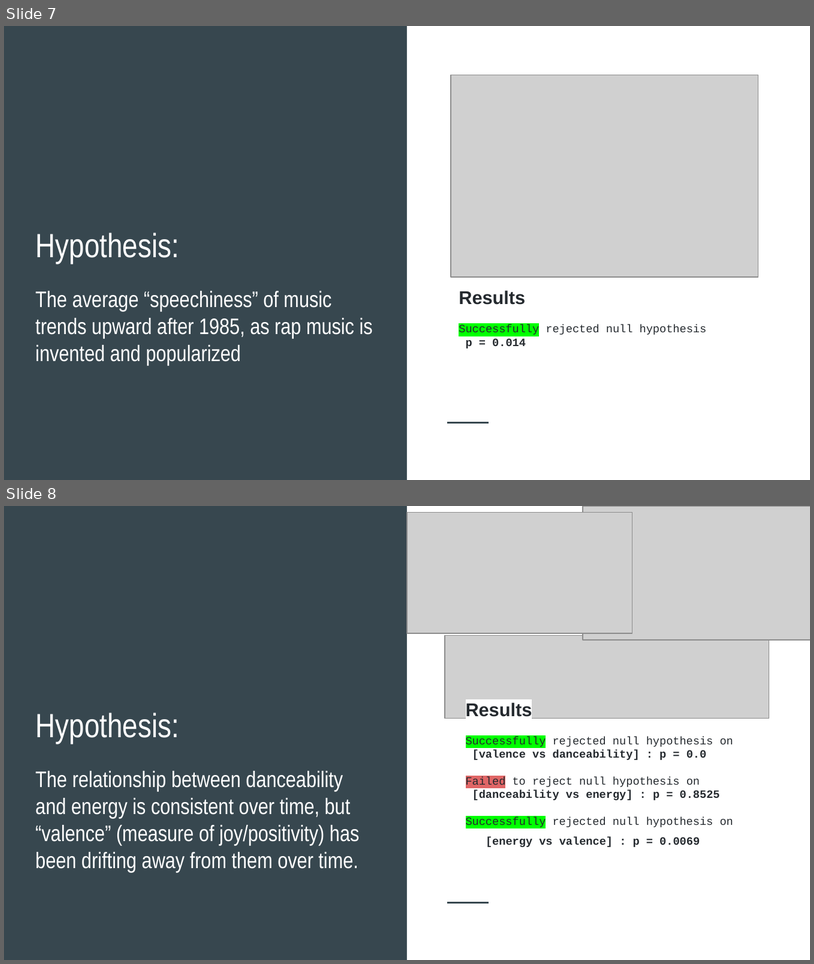
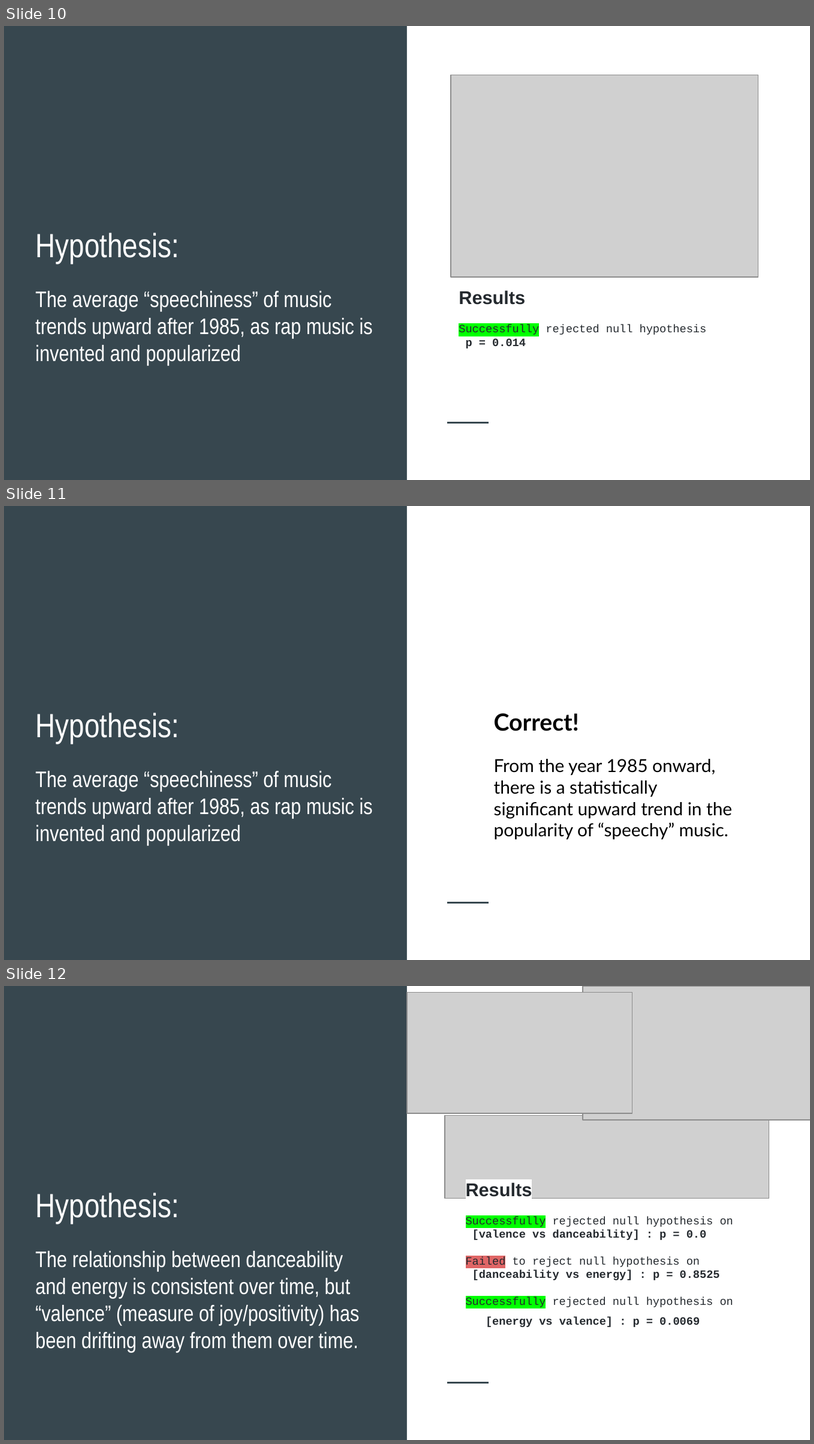
Before and after one commit to ZackMagnotti/tin-pan-data, a slide deck: docs/presentation.pptx. Shown one above the other, each under a label of ours: slides 7 and 8 before the commit, slides 10, 11 and 12 after it. The pictures are 814x964 and 814x1444 pixels, drawn with LibreOffice and Linux fonts; fonts in the diff are those of the drawing; grey boxes stand for pictures. Boxes give left, top, right and bottom in pixels: in the first picture for what was removed or moved away, otherwise in the second. Text is boxed around its words. In the diff, an @@ line names an element or a change of style, - is before the commit and + after.

```diff
--- a/docs/presentation.pptx
+++ b/docs/presentation.pptx
@@ slide 11 added at <box>4,506,810,960</box>, background #37474F; not listed: 2 template elements that a slide beside it also shows @@
@@ title added at <box>35,712,179,743</box>, 30 pt, text #FFFFFF @@
+Hypothesis:
@@ text added at <box>494,713,732,839</box>, 16 pt, text #000000 @@
+Correct!
+From the year 1985 onward, there is a statistically significant upward trend in the popularity of “speechy” music.
@@ subtitle added at <box>35,771,373,845</box>, 20 pt, text #FFFFFF @@
+The average “speechiness” of music trends upward after 1985, as rap music is invented and popularized
@@ what was slide 7 is now slide 10 @@
@@ what was slide 8 is now slide 12 @@
```
Also in this commit, not shown: 2 slides changed, 4 other slides added.
